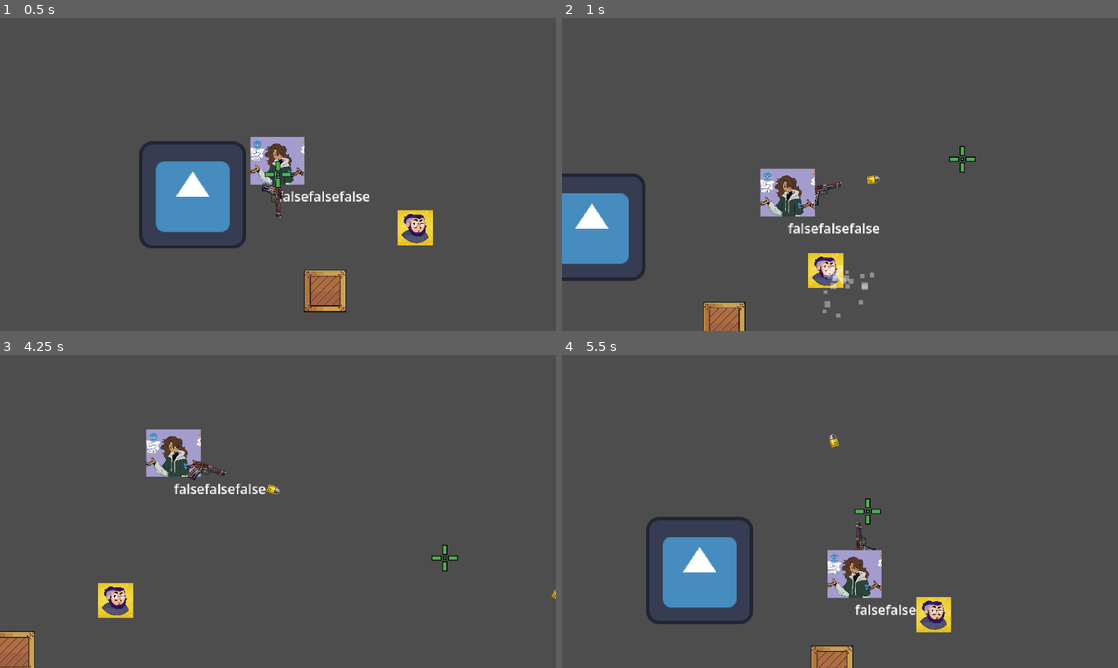
Above: before the commit, frames 1-4 (two rows, left to right).
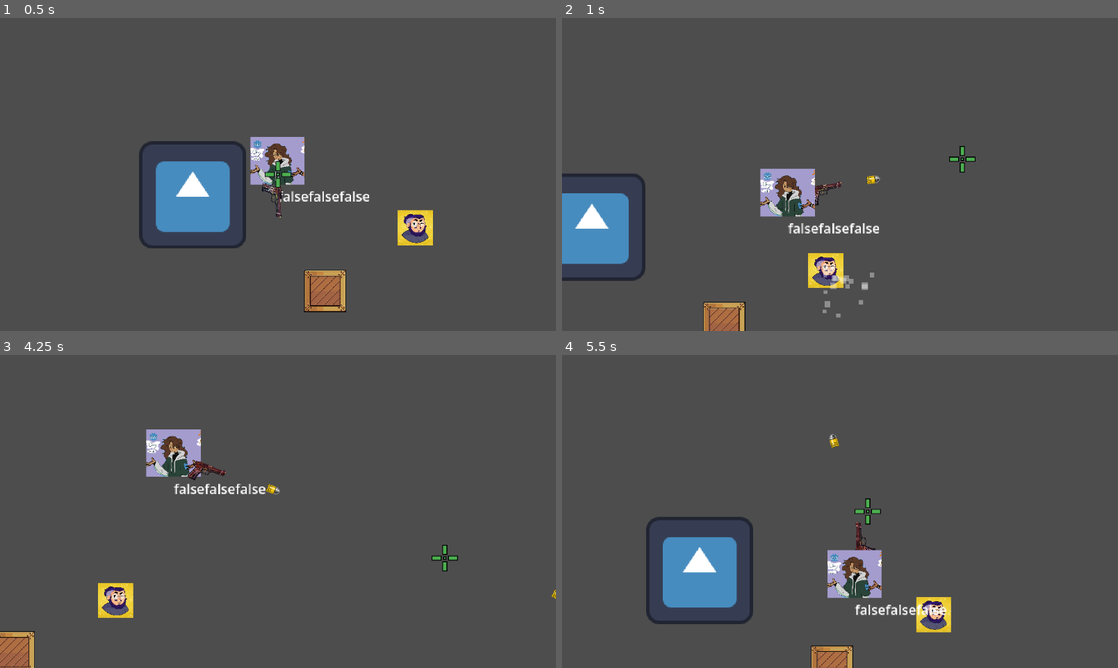
Above: after the commit, the same moments.

Repository: mathkkj/ROGUENAVE
Game: Godot game, scene res://cenas_tscn/cena.tscn
Same seed, same stepped clock (60 frames per second), same inputs: the game is played once before the commit and once after it. The engine's default icon, where the game draws it, is replaced by a stand-in: a white triangle on a blue panel in a dark square.
Inputs (mouse positions are in pixels of both pictures, inside the frame that each line leads up to):
- Up to frame 1 (0.5 s): no input
- Up to frame 2 (1 s): move the mouse to (962, 158) at 0.52 s; press the mouse at (962, 158) at 0.53 s; hold D (direita) from 0.53 s (still down); tap E (dash) at 0.8 s
- Up to frame 3 (4.25 s): move the mouse to (166, 527) at 1.27 s; release D (direita) at 1.28 s; release the mouse at (166, 527) at 1.28 s; hold Down (baixo) 1.28-2.03 s; tap E (dash) at 1.35, 2.3, 2.85, 3.8 s; click (166, 527) at 1.55 s; move the mouse to (333, 442) at 2.02 s; press the mouse at (333, 442) at 2.03 s; hold D (direita) 2.03-2.78 s; move the mouse to (250, 574) at 2.77 s; release the mouse at (250, 574) at 2.78 s; hold Up (cima) 2.78-3.53 s; click (250, 574) at 3.05 s; move the mouse to (444, 558) at 3.52 s; press the mouse at (444, 558) at 3.53 s; hold A (esquerda) from 3.53 s (still down)
- Up to frame 4 (5.5 s): move the mouse to (673, 464) at 4.27 s; release the mouse at (673, 464) at 4.28 s; tap E (dash) at 4.35, 5.3 s; click (673, 464) at 4.55 s; move the mouse to (867, 511) at 5.02 s; release A (esquerda) at 5.03 s; press the mouse at (867, 511) at 5.03 s; hold Down (baixo) from 5.03 s (still down)

Frame 1 is identical in both runs. In frame 2, 0.1% of the frame differs, in the area x 45-55%, y 52-84%; in frame 3, less than 0.1%; in frame 4, 0.1%, in the area x 52-70%, y 53-84%.

Commit message:
BRAÇO DO PROGRAMADOR ESQUENTAR (+ algo que eu esqueci)

Diff:
--- a/cenas_tscn/explosao.tscn
+++ b/cenas_tscn/explosao.tscn
@@ -10,14 +10,13 @@
 
 [node name="CPUParticles2D" type="CPUParticles2D" parent="." unique_id=1806260443]
 emitting = false
-amount = 30
+amount = 20
 lifetime = 0.5
 one_shot = true
 explosiveness = 1.0
 randomness = 0.6
 local_coords = true
 draw_order = 1
-direction = Vector2(0, 0)
 spread = 60.0
 gravity = Vector2(0, 0)
 initial_velocity_max = 360.0
--- a/codigo_gd/armas/arma_1.gd
+++ b/codigo_gd/armas/arma_1.gd
@@ -3,20 +3,55 @@
 
 @onready var bala_cena = preload("res://cenas_tscn/armas/bala.tscn")
 @onready var sair_bala = get_node("sair_bala")
+@onready var sprite = get_node("Sprite2D")
+
+var calor = 0.0
+var calor_maximo = 100.0
+var calor_por_tiro = 20.0
+var resfriamento = 50.0
 
 
-func _ready() -> void:
-	pass # Replace with function body.
+var superaquecida = false
 
 
-# Called every frame. 'delta' is the elapsed time since the previous frame.
-func _process(delta: float) -> void:
-	pass
+
+var pode_atirar = true
+
+func _physics_process(delta: float) -> void:
+
+	if calor > 0:
+		calor -= resfriamento * delta
+
+	var cor_normal = remap(calor, 0, 100, 255, 0)
+	#print(calor)
+
+
+	self.modulate = Color.from_rgba8(255, cor_normal, cor_normal, 255)
+
+
+
+	if superaquecida and calor <= calor_maximo * 0.5:
+		superaquecida = false
+
 
 func atirar():
-	var bala = bala_cena.instantiate()
-	bala.global_position = sair_bala.global_position
-	bala.rotation = sair_bala.global_rotation
-	#CONECTAR O SINAL DA BALA NO CODIGO DO PLAYER
-	bala.acertou.connect(get_parent()._on_bala_acertou)
-	get_tree().current_scene.add_child(bala)
+	if not superaquecida and calor < calor_maximo:
+		pode_atirar = true
+	else:
+		pode_atirar = false
+
+
+	if pode_atirar:
+		calor += calor_por_tiro
+
+
+		if calor >= calor_maximo:
+			superaquecida = true
+
+		var bala = bala_cena.instantiate()
+		bala.global_position = sair_bala.global_position
+		bala.rotation = sair_bala.global_rotation
+		#CONECTAR O SINAL DA BALA NO CODIGO DO PLAYER
+		bala.acertou.connect(get_parent()._on_bala_acertou)
+
+		get_tree().current_scene.add_child(bala)
--- a/codigo_gd/armas/arma_2.gd
+++ b/codigo_gd/armas/arma_2.gd
@@ -16,6 +16,7 @@
 	pass
 
 func _process(delta: float) -> void:
+	z_index = global_position.y
 	if timer_combo > 0.0:
 		timer_combo = max(0.0, timer_combo - delta)
 
--- a/codigo_gd/camera.gd
+++ b/codigo_gd/camera.gd
@@ -54,7 +54,7 @@
 	#if direcao.y == 0:
 		#direcao.y = 1
 
-	rotation = max_roll * amount * randf_range(-1, 1)
+	rotation = max_roll * amount * randf_range(-0.5, 0.5)
 	offset.x = max_offset.x * amount * randf_range(-direcao.x, direcao.x)
 	offset.y = max_offset.y * amount * randf_range(-direcao.y, direcao.y)
 	#print("offset x = ", offset.x)
--- a/codigo_gd/personagem.gd
+++ b/codigo_gd/personagem.gd
@@ -33,6 +33,7 @@
 
 @export var cadencia_atirar = 0.25
 var tempo_atirar = 0
+
 
 #estados
 var esta_andando: bool = false
@@ -95,6 +96,8 @@
 	if arma is ArmaMeele:
 		arma.connect("golpe_executado", _on_golpe_executado)
 		arma.get_node("hitbox").body_entered.connect(_arma_encostou)
+	if arma is ArmasRanged:
+		atirando = arma.pode_atirar
 
 
 func obter_direcao_mira_controle() -> Vector2:
@@ -136,7 +139,7 @@
 	em_dash = _mecanica_dash(delta)
 	if em_dash:
 		move_and_slide()
-		#z_index = global_position.y
+		z_index = global_position.y
 		return
 
 	if em_golpe:
@@ -148,13 +151,12 @@
 		velocity = direcao_golpe * velocidade_atual
 
 		move_and_slide()
-		#z_index = global_position.y
+		z_index = global_position.y
 
 		if tempo_golpe <= 0.0:
 			em_golpe = false
 
 		return
-
 
 
 
@@ -171,23 +173,28 @@
 		_arma_mirar()
 
 	if arma is ArmasRanged:
+
+
 		_arma_mirar()
 		if Input.is_action_pressed("atacar") and tempo_atirar <= 0.0:
 			if arma.has_method("atirar"):
+
 				arma.atirar()
+
 				tempo_atirar = cadencia_atirar
 				atirando = true
 		elif tempo_atirar >= 0:
 			atirando = false
 
+	var intensidade = direcao.length()
 	if direcao != Vector2.ZERO:
-		var velocidade_alvo = direcao.normalized() * velocidade
+		var velocidade_alvo = direcao.normalized() * velocidade * intensidade
 		velocity = velocity.move_toward(velocidade_alvo, aceleracao * delta)
 	else:
 		velocity = velocity.move_toward(Vector2.ZERO, atrito * delta)
 
 	move_and_slide()
-	#z_index = global_position.y
+	z_index = global_position.y
 
 func _mecanica_dash(delta: float) -> bool:
 	if pode_dash and Input.is_action_just_pressed("dash"):
@@ -200,6 +207,7 @@
 		var offset = direcao_golpe * 20
 		var explosao = explosao_cena.instantiate()
 		explosao.global_position = global_position + offset
+
 
 		##TODO: CRIAR PARTICULA DE DASH
 		#var particula = explosao.get_node("CPUParticles2D")
@@ -282,7 +290,8 @@
 				rotacao = -50
 		print("eu ataquei para o ", round(lado))
 
-		arma.position = round(lado) * 40
+
+		arma.position = pivo_arma.position + round(lado) * 40
 
 		#arma.rotation = deg_to_rad(rotacao)
 		arma.rotation_degrees = rotacao
@@ -329,29 +338,27 @@
 		#TODO: de acordo com o golpe, mudar o konockback e o shake da camera
 		print("to atacando o ", body)
 		body.aplicar_knockback(direcao_golpe, 900)
-		camera.add_trauma(0.45, round(direcao_golpe))
+
 
 		##RECEBER DANO
 		#if body.has_method("receber_dano"):
 			#body.receber_dano(25)
 
-		#particula
+		#particula e se for um personagem
 		if body is CharacterBody2D:
-			var offset = direcao_golpe * 20
-			var explosao = explosao_cena.instantiate()
-			explosao.global_position = body.global_position + offset
-
-			var particula = explosao.get_node("CPUParticles2D")
-			particula.direction = direcao_golpe
-			explosao.alvo = body
-			get_tree().current_scene.add_child(explosao)
+			Input.start_joy_vibration(0, 1.0, 1.0, 0.2)
+			camera.add_trauma(0.4, round(direcao_golpe))
+			_particula_instancia(body, direcao_golpe)
 
 #RECEBE O SINAL DA BALA LÁ NO CODIGO DA ARMA
 func _on_bala_acertou(body, direcao, forca):
 	if body.has_method("aplicar_knockback"):
 		body.aplicar_knockback(direcao, forca)
-
-		if body is CharacterBody2D:
+		Input.start_joy_vibration(0, 1.0, 1.0, 0.1)
+		_particula_instancia(body, direcao)
+
+func _particula_instancia(body, direcao):
+	if body is CharacterBody2D:
 			var offset = direcao * 20
 			var explosao = explosao_cena.instantiate()
 			explosao.global_position = body.global_position + offset
